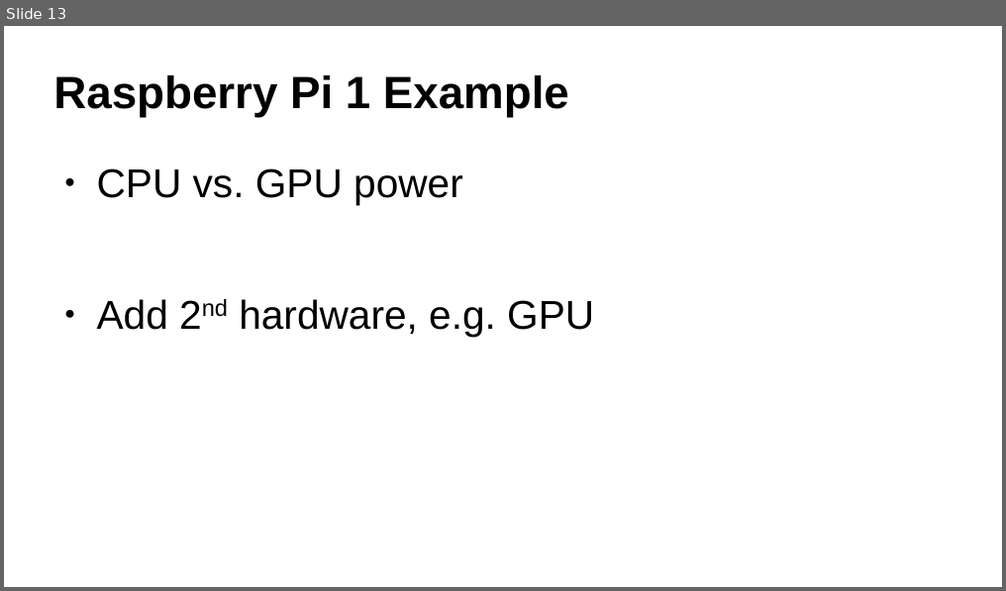
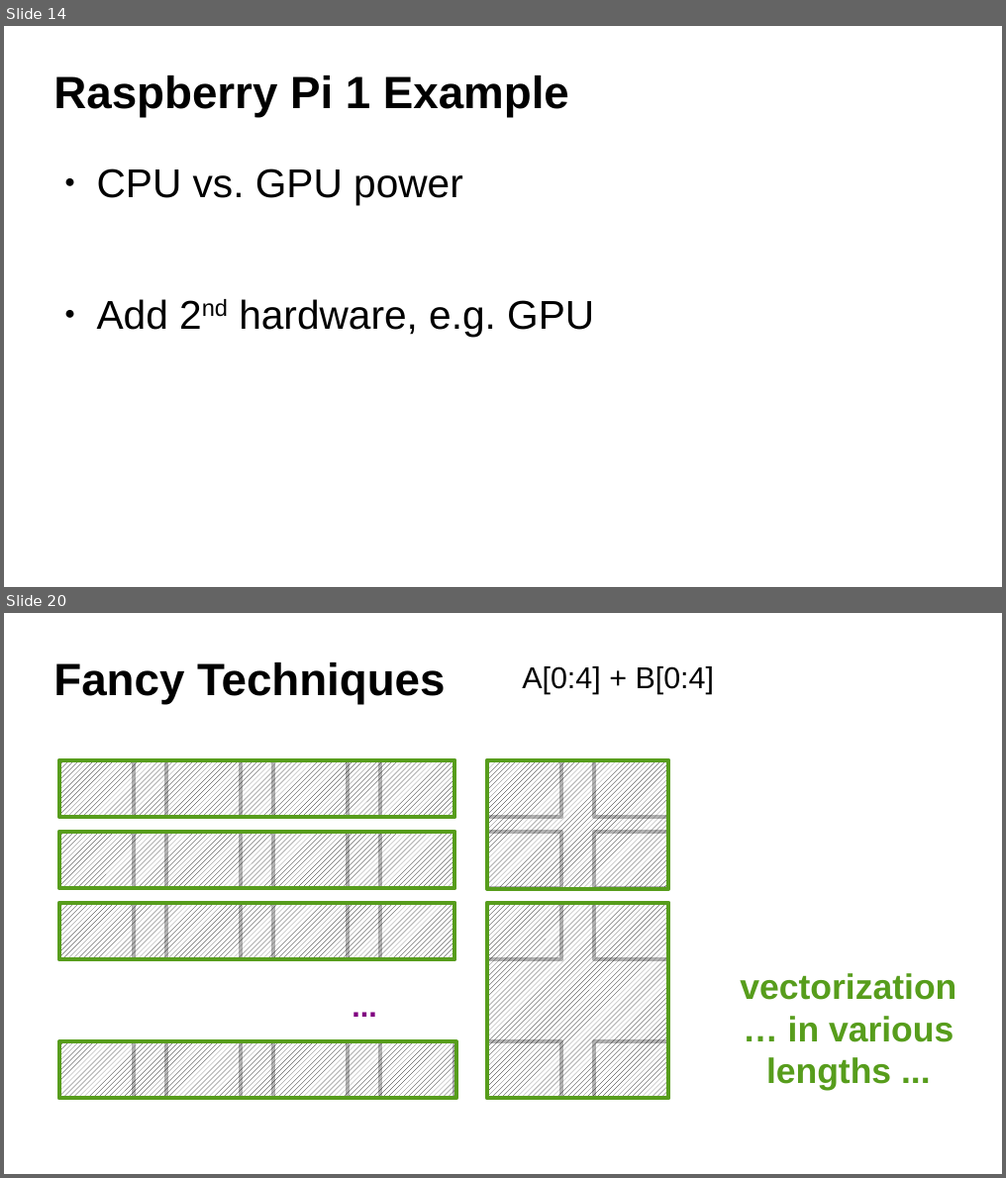
Before and after one commit to ax3l/datenspuren_2016, a slide deck: Slides.odp. Shown one above the other, each under a label of ours: slide 13 before the commit, slides 14 and 20 after it; the slides between them are not shown. The pictures are 1006x591 and 1006x1178 pixels, drawn with LibreOffice and Linux fonts; fonts in the diff are those of the drawing; background and template pictures are left out. Boxes give left, top, right and bottom in pixels: in the first picture for what was removed or moved away, otherwise in the second. Text is boxed around its words. In the diff, an @@ line names an element or a change of style, - is before the commit and + after.

```diff
--- a/Slides.odp
+++ b/Slides.odp
@@ slide 20 added at (x1=4, y1=613, x2=1002, y2=1174), background #FFFFFF @@
@@ title added at (x1=54, y1=663, x2=445, y2=704), 36 pt, text #000000, bold @@
+Fancy Techniques
@@ text added at (x1=522, y1=666, x2=715, y2=694), 24 pt, text #000000 @@
+A[0:4] + B[0:4]
@@ rectangle added at (x1=59, y1=761, x2=455, y2=817), fill pattern #000000 on #FFFFFF, outline #579D1C 3.12 pt @@
@@ rectangle added at (x1=487, y1=761, x2=669, y2=889), fill pattern #000000 on #FFFFFF, outline #579D1C 3.12 pt @@
@@ group added at (x1=59, y1=761, x2=669, y2=888): 12 rectangles @@
@@ rectangle added at (x1=59, y1=832, x2=455, y2=888), fill pattern #000000 on #FFFFFF, outline #579D1C 3.12 pt @@
@@ rectangle added at (x1=59, y1=904, x2=455, y2=959), fill pattern #000000 on #FFFFFF, outline #579D1C 3.12 pt @@
@@ rectangle added at (x1=487, y1=904, x2=669, y2=1098), fill pattern #000000 on #FFFFFF, outline #579D1C 3.12 pt @@
@@ group added at (x1=59, y1=904, x2=669, y2=959): 6 rectangles @@
@@ group added at (x1=59, y1=983, x2=669, y2=1098): 6 rectangles, 1 text @@
+...
@@ text added at (x1=740, y1=973, x2=956, y2=1091), 28 pt, text #579D1C, bold @@
+vectorization … in various lengths ...
@@ rectangle added at (x1=59, y1=1043, x2=456, y2=1098), fill pattern #000000 on #FFFFFF, outline #579D1C 3.12 pt @@
@@ what was slide 13 is now slide 14 @@
```
Also in this commit, not shown: 7 slides changed, 20 other slides added, 1 slide removed.
